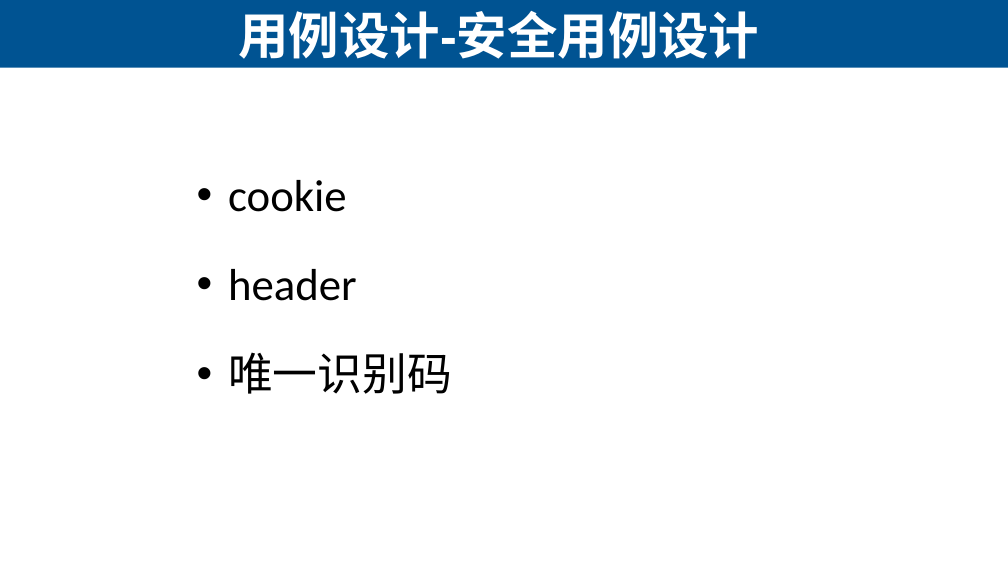
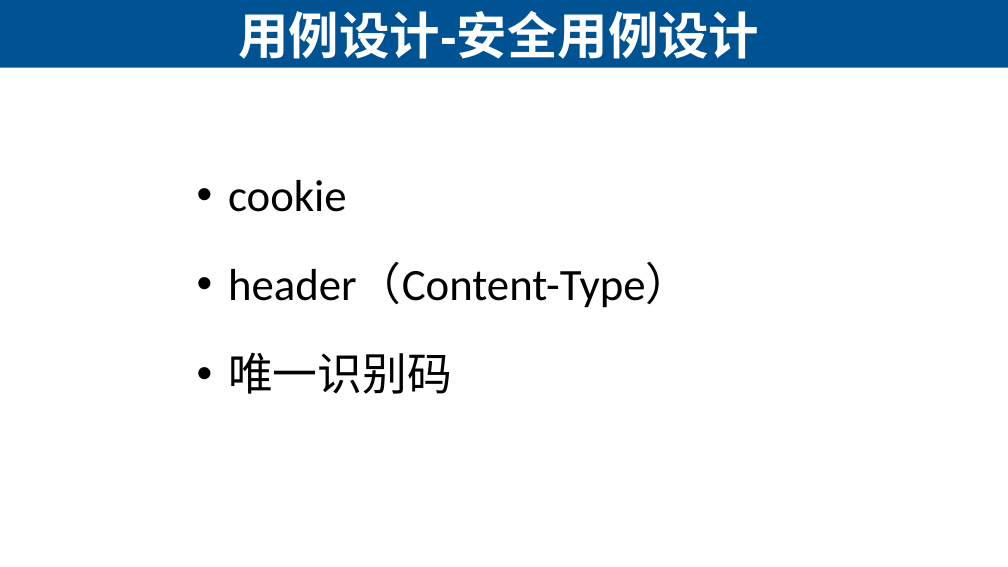
Before and after one commit to lihuanzhen2016/Interface-Testing, a slide deck: slide 10 of 02/01 接口测试用例设计方法.pptx. Drawn at 1008x567 pixels with LibreOffice and Linux fonts; fonts in the diff are those of the drawing. Boxes give left, top, right and bottom in pixels: in the first picture for what was removed or moved away, otherwise in the second. Text is boxed around its words. In the diff, an @@ line names an element or a change of style, - is before the commit and + after.

```diff
--- a/02/01 接口测试用例设计方法.pptx
+++ b/02/01 接口测试用例设计方法.pptx
@@ text at [228, 263, 691, 308]: text changed @@
-• header
+• header（Content-Type）
```
Also in this commit, not shown: 1 other file.
